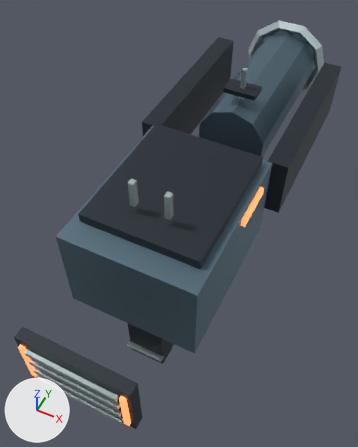
An edit to the glTF model godot/first_person/art/world-7.glb, drawn before and after from the same camera.
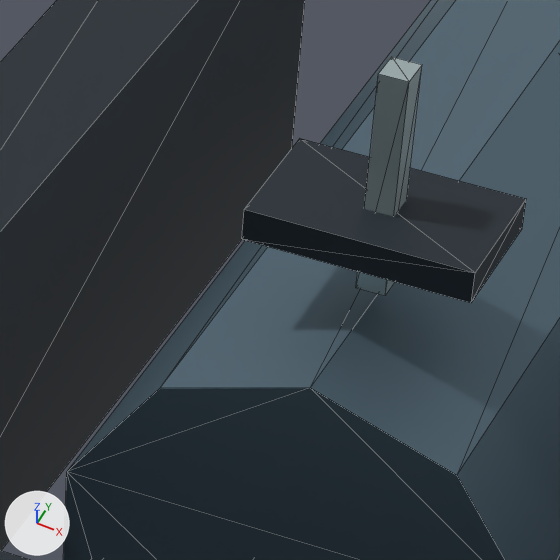
The first picture shows the older version from a 50 mm camera at (0.348, -0.51, 0.846) aimed at (-0.043, 0.272, -0.131). The close-ups show the older and then the newer version on the part from 53% to 74% of the width and 13% to 30% of the height of that picture. Only the edits that show in the close-ups are written down. Every picture has the same lights, and +X, +Y and +Z are marked at lower left. The close-ups show mesh edges as thin lines. Where no turn or scale is listed for an object, it has been applied to the vertices. Vertices at exactly the same position are counted once.

Before the edit, the objects in view are built like this:
```python
me_cube_378 = bpy.data.meshes.new('Cube.378')
me_cube_378.from_pydata(...)  # a box spanning x -0.135..0.135, y -0.165..0.165, z -0.013..0.013; a box spanning x -0.191..-0.141, y 0.19..0.67, z -0.167..-0.017; a box spanning x 0.141..0.191, y 0.19..0.67, z -0.167..-0.017; a box spanning x -0.085..0.085, y 0.03..0.23, z -0.355..-0.195; a box spanning x -0.043..0.043, y 0.355..0.405, z 0.016..0.028; a box spanning x -0.123..0.123, y -0.412..-0.388, z -0.228..-0.073
me_cube_378.materials.append(mat_dark)  # dark blue #202b34
me_cube_380 = bpy.data.meshes.new('Cube.380')
me_cube_380.from_pydata(...)  # 184 vertices, 300 faces; spans x -0.007..0.351, y -0.672..0.55, z -0.292..0.169
me_cube_380.materials.append(mat_trim)  # light grey #c5d6d8
me_cylinder_096 = bpy.data.meshes.new('Cylinder.096')
me_cylinder_096.from_pydata(...)  # a 10-sided cylinder along y spanning x -0.09..0.09, y -0.24..0.24, z -0.095..0.095
me_cylinder_096.materials.append(mat_light)  # blue #617886
ob_body_dark = bpy.data.objects.new('body-dark', me_cube_378)
ob_body_dark.location = (0.0, 0.17, 0.105)
ob_body_trim = bpy.data.objects.new('body-trim', me_cube_380)
ob_body_trim.location = (-0.172, 0.42, 0.028)
ob_flak_barrel_light = bpy.data.objects.new('flak-barrel-light', me_cylinder_096)
ob_flak_barrel_light.location = (0.0, 0.73, 0.0)
```
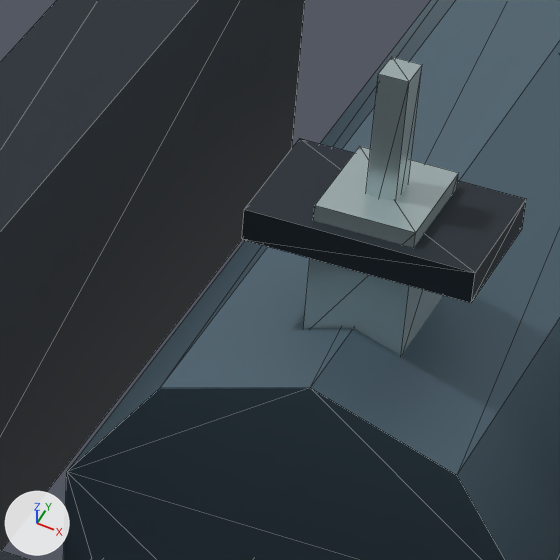
The change, as a list of edits to the scene's bpy script:
```text
Change me_cube_380:
    used by ob_body_trim; location = (-0.172, 0.42, 0.028)
    remove me_cube_380.from_pydata(...)  # 184 vertices, 300 faces; spans x -0.007..0.351, y -0.672..0.55, z -0.292..0.169
    add me_cube_380.from_pydata(...)  # 192 vertices, 312 faces; spans x -0.007..0.351, y -0.672..0.55, z -0.292..0.169
    me_cube_380 part 1: a new loose piece, a box spanning x 0.154..0.191, y 0.11..0.151, z 0.058..0.111, in mat_trim (light grey #c5d6d8)
```

Where the change shows, as pixel boxes (x1, y1, x2, y2) in the close-ups (560 x 560 px):
'body-trim', reshaped
    before: (356, 57, 422, 296)
    after: (303, 57, 459, 356)
part 1 of me_cube_380, added
    after: (303, 146, 459, 356)
